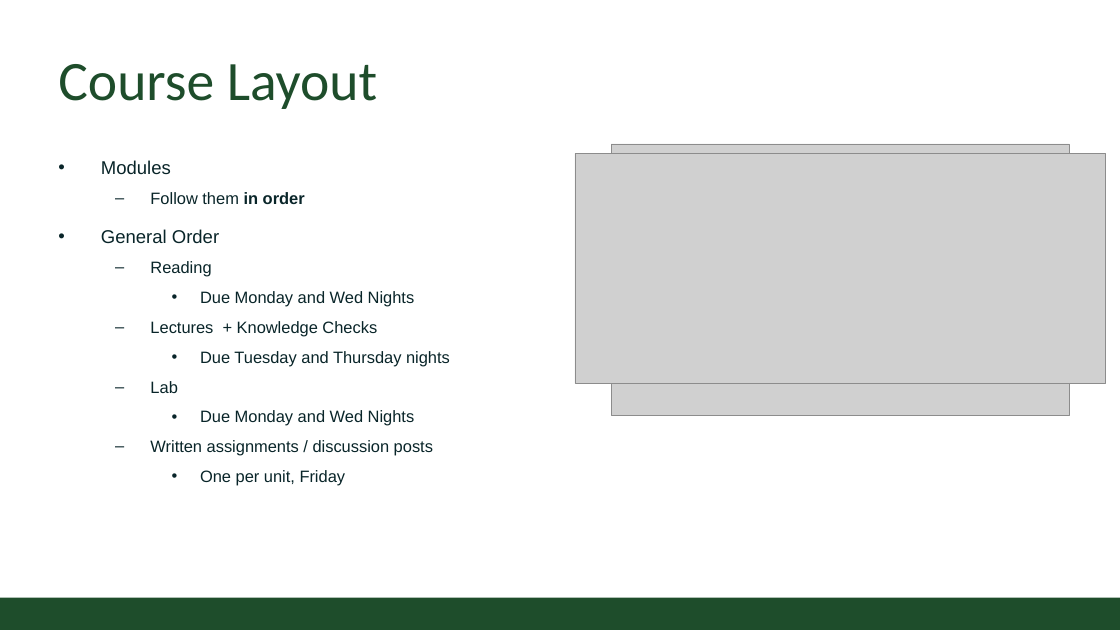
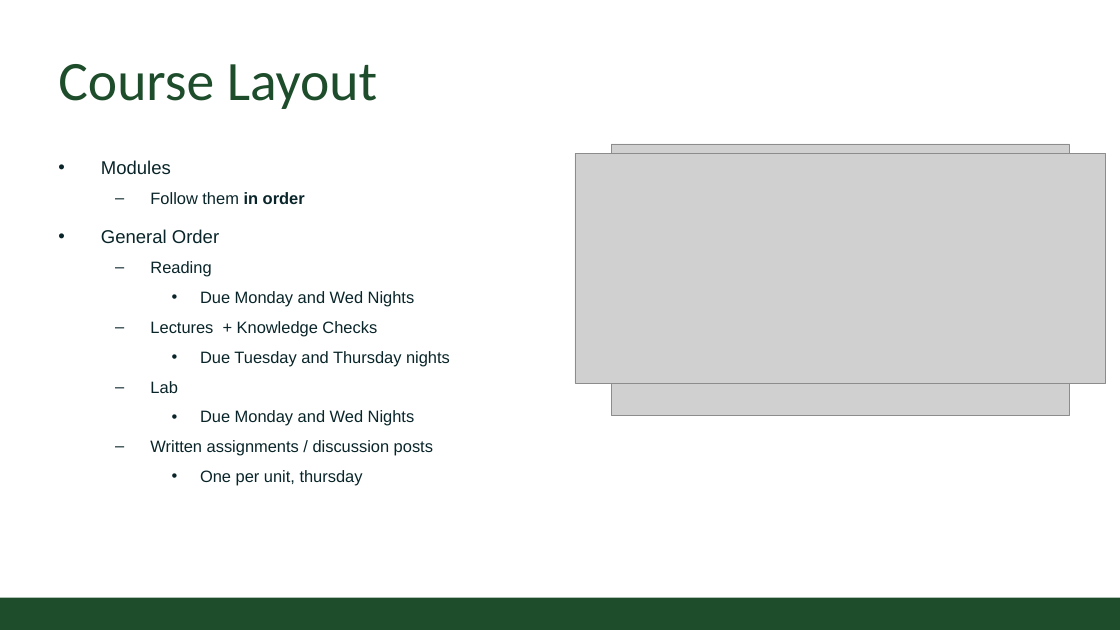
Before and after one commit to CSU-CS150/handouts, a slide deck: slide 3 of helpsessions/week1/format.pptx. Drawn at 1120x630 pixels with LibreOffice and Linux fonts; fonts in the diff are those of the drawing; grey boxes stand for pictures; background and template pictures are left out. Boxes give left, top, right and bottom in pixels: in the first picture for what was removed or moved away, otherwise in the second. Text is boxed around its words. In the diff, an @@ line names an element or a change of style, - is before the commit and + after.

```diff
--- a/helpsessions/week1/format.pptx
+++ b/helpsessions/week1/format.pptx
@@ text at (200,470,363,486): text changed @@
-    • One per unit, Friday
+    • One per unit, thursday
```
Also in this commit, not shown: 1 slide added, 6 other files.
